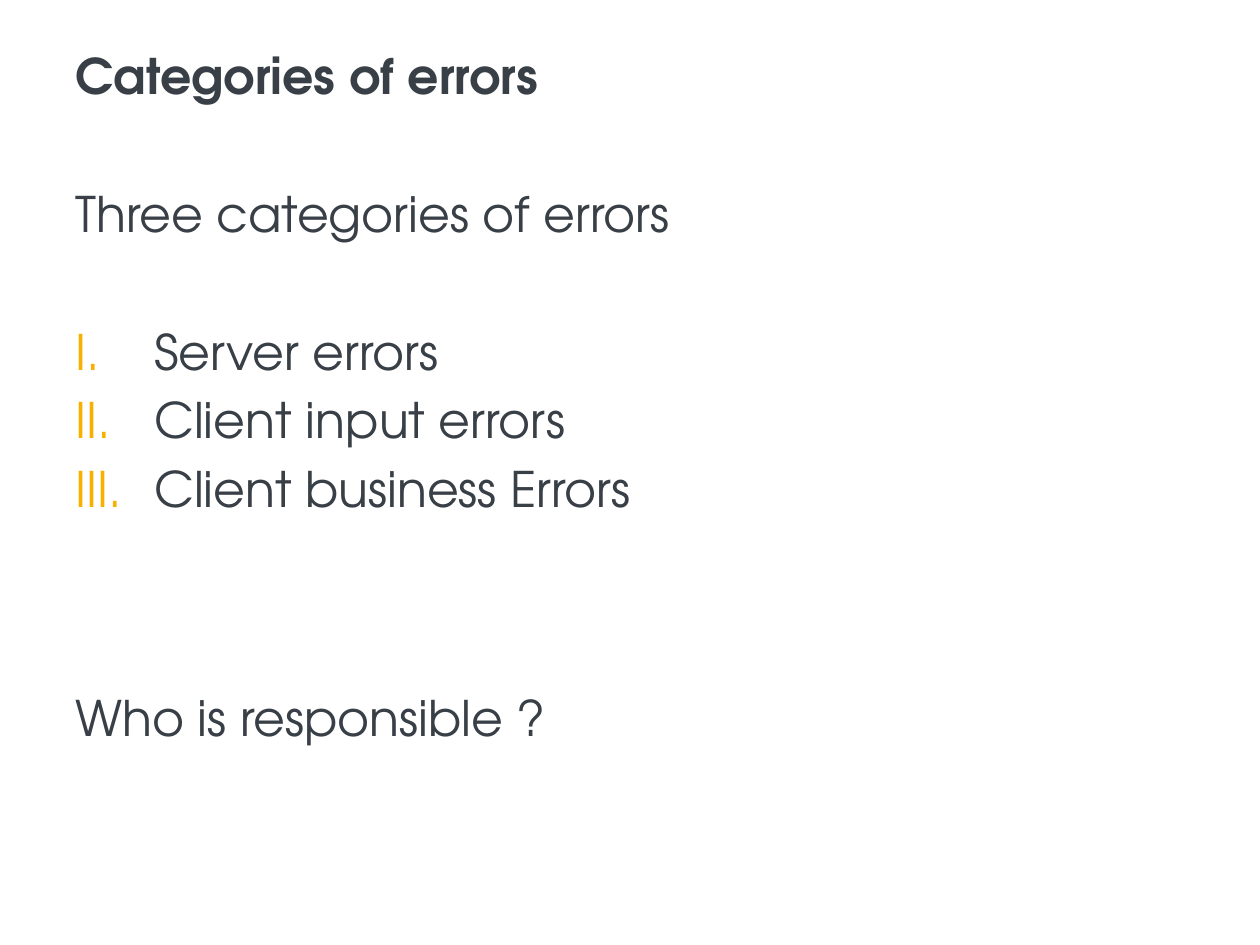
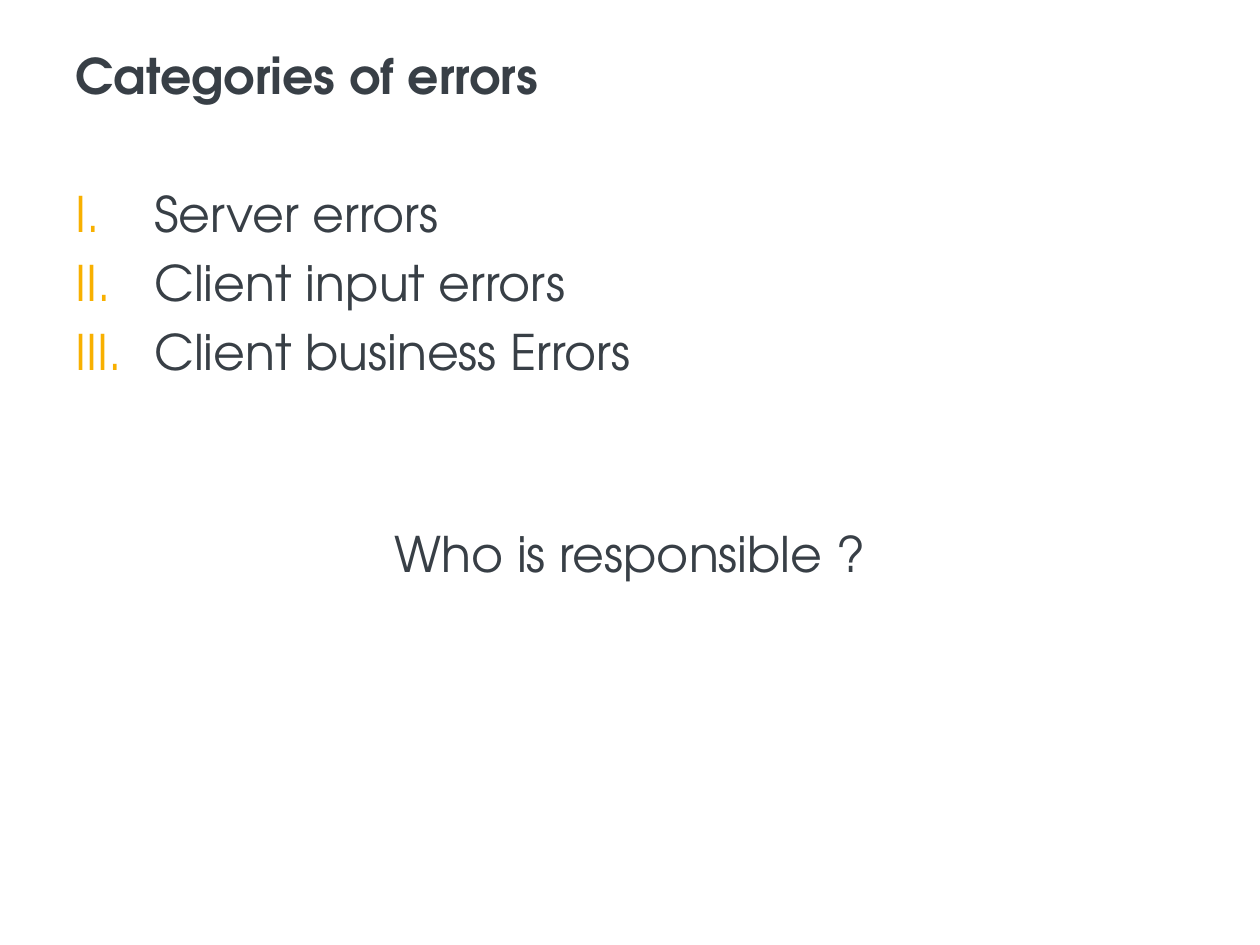
Before and after one commit to BlueInt32/prez_error_handling, a slide deck: slide 4 of Error Handling presentation.pptx. Drawn at 1260x945 pixels with LibreOffice and Linux fonts; fonts in the diff are those of the drawing; background and template pictures are left out. Boxes give left, top, right and bottom in pixels: in the first picture for what was removed or moved away, otherwise in the second. Text is boxed around its words. In the diff, an @@ line names an element or a change of style, - is before the commit and + after.

```diff
--- a/Error Handling presentation.pptx
+++ b/Error Handling presentation.pptx
@@ text at <box>76,195,670,243</box>: paragraph removed @@
-Three categories of errors
@@ text "Who is responsible ?": place and size @@
-text "Who is responsible ?" at <box>76,699,503,746</box>
+text "Who is responsible ?" at <box>395,535,823,582</box>
@@ text "Who is responsible ?" at <box>395,535,823,582</box>: alignment left to centre @@
```
Also in this commit, not shown: 36 other slides changed, 4 slides added, 6 other files.
